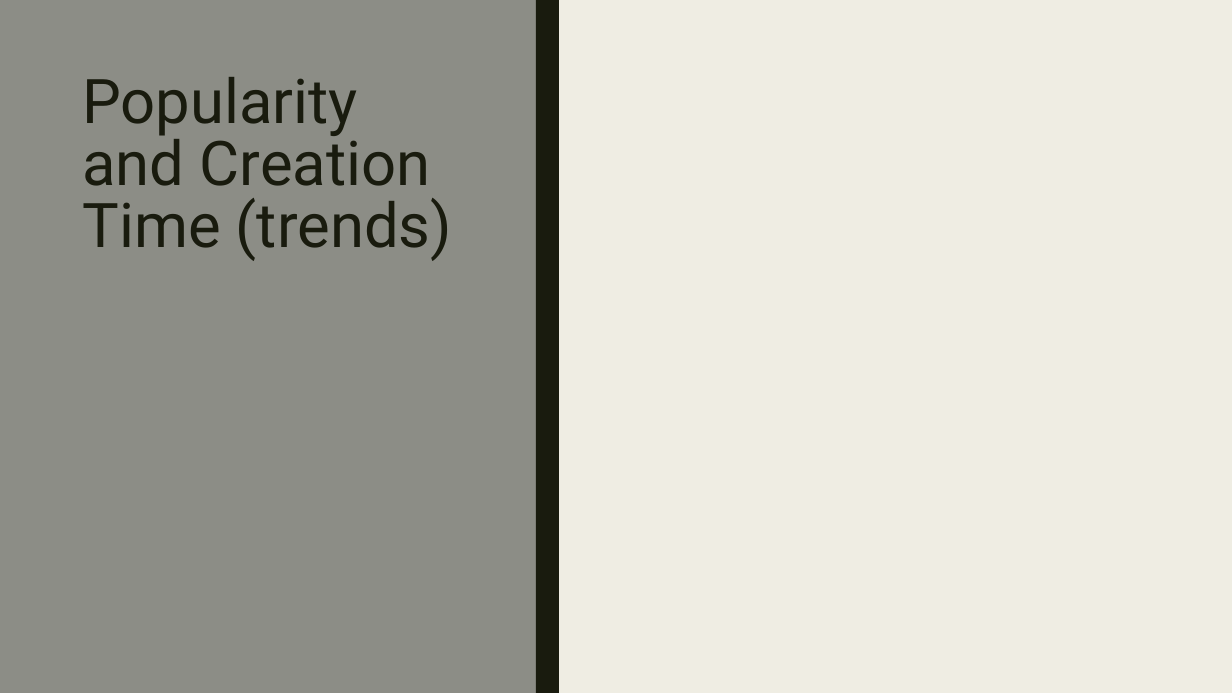
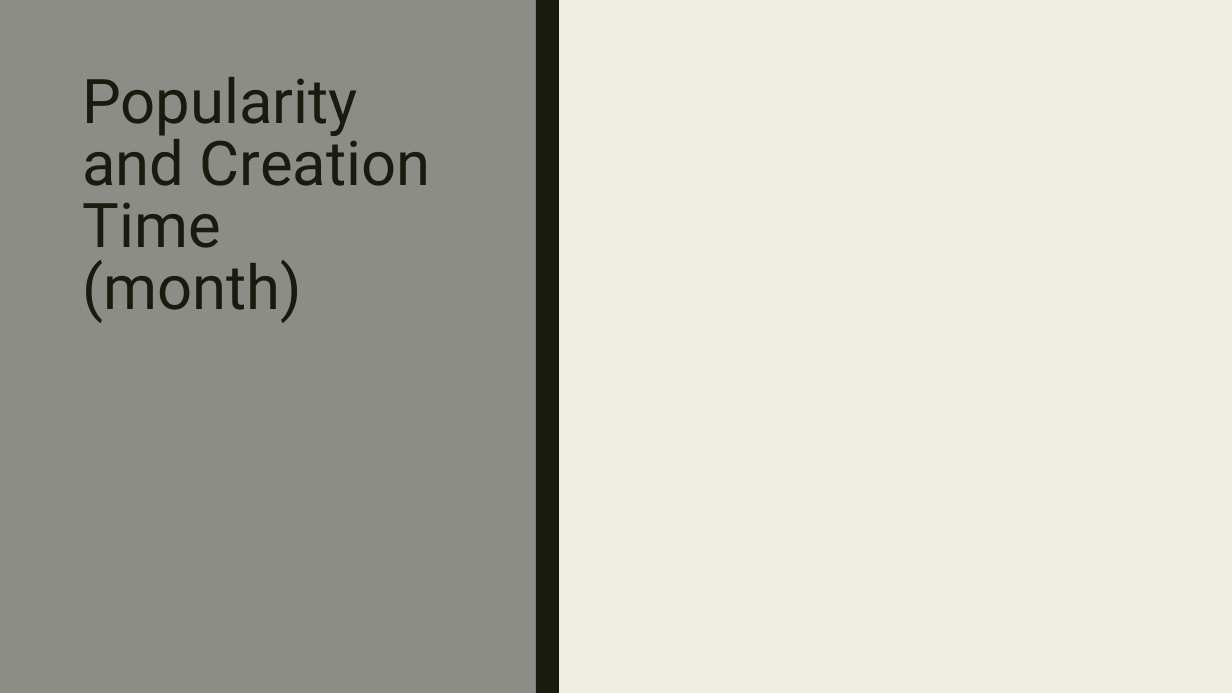
Before and after one commit to EvaTarr/CMPT412Project, a slide deck: slide 7 of presentation.pptx. Drawn at 1232x693 pixels with LibreOffice and Linux fonts; fonts in the diff are those of the drawing. Boxes give left, top, right and bottom in pixels: in the first picture for what was removed or moved away, otherwise in the second. Text is boxed around its words. In the diff, an @@ line names an element or a change of style, - is before the commit and + after.

```diff
--- a/presentation.pptx
+++ b/presentation.pptx
@@ title at [82, 77, 431, 323]: text changed @@
-Popularity and Creation Time (trends)
+Popularity and Creation Time (month)
```
Also in this commit, not shown: 1 other slide changed, 5 other files.
